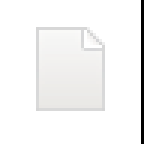
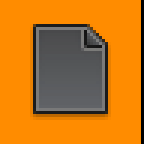
Before/after of a 144x144 layered artwork. What changed in the layer stack:
hid "Icon" over left=30, top=24, right=111, bottom=120
showed "Original" over left=30, top=24, right=111, bottom=120
added layer "Lights" over left=0, top=0, right=141, bottom=144
